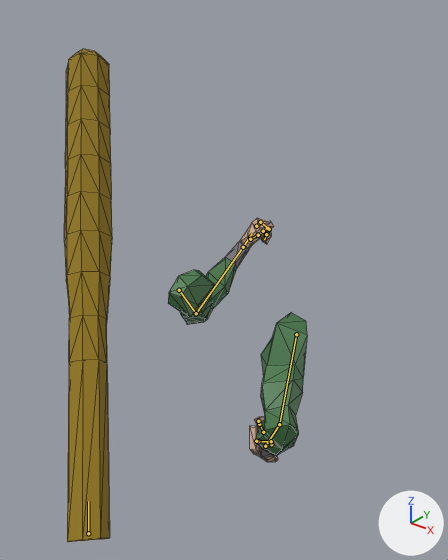
A saved change to the glTF model assets/models/weapons/melee/bate.glb.
Camera for both pictures: a camera (50 mm lens) standing at (0.93, -1.315, 0.718) and looking at (0.054, -0.22, 0.039). Arrows for +X, +Y and +Z are at lower right; the lights stay in place. The older version comes first. Both versions are drawn at frame 0 of the action 'run'; the numbers are the values there. The bones that change, and the others that lie on the model, are drawn over the model as lines. Mesh edges are drawn as thin lines.

In view in the first picture: 'PiernaIzquierda', 'mesh.000'.
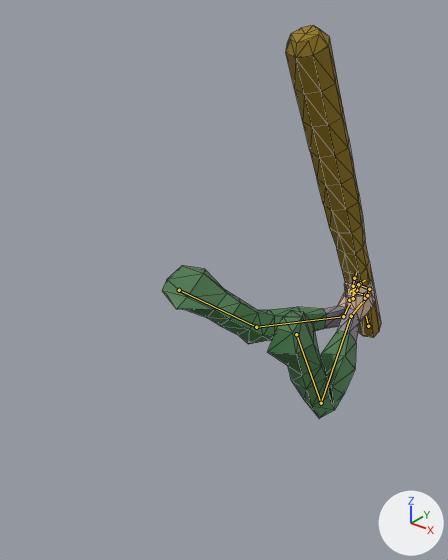
Scene script edits in JSON lines:
```json
{"block": "bone_upper_arm_left", "where": "bone_upper_arm_left = bpy.data.objects['rig'].pose.bones['upper_arm_left']"}
{"op": "set", "path": "bone_upper_arm_left.rotation_quaternion", "old": "(0.91, 0.411, -0.035, 0.032)", "new": "(-0.718, -0.419, -0.254, 0.494)", "note": "degrees (49, -5, 2) -> degrees (34, 51, -52)"}
{"block": "bone_forearm_left", "where": "bone_forearm_left = bpy.data.objects['rig'].pose.bones['forearm_left']  # child of 'upper_arm_left'"}
{"op": "set", "path": "bone_forearm_left.rotation_quaternion", "old": "(0.757, -0.637, 0.061, -0.132)", "new": "(0.982, -0.058, 0.122, -0.13)", "note": "degrees (-80, -4, -16) -> degrees (-9, 13, -16)"}
{"block": "bone_hand_left", "where": "bone_hand_left = bpy.data.objects['rig'].pose.bones['hand_left']  # child of 'forearm_left'"}
{"op": "set", "path": "bone_hand_left.rotation_quaternion", "old": "(0.991, 0.104, 0.08, 0.002)", "new": "(0.876, 0.279, 0.1, 0.38)", "note": "degrees (12, 9, 1) -> degrees (34, -2, 46)"}
{"block": "bone_upper_arm_right", "where": "bone_upper_arm_right = bpy.data.objects['rig'].pose.bones['upper_arm_right']"}
{"op": "set", "path": "bone_upper_arm_right.rotation_quaternion", "old": "(0.81, -0.436, -0.392, 0.0)", "new": "(0.976, 0.209, -0.065, 0.01)", "note": "degrees (-66, -40, 26) -> degrees (24, -7, 0)"}
{"block": "bone_forearm_right", "where": "bone_forearm_right = bpy.data.objects['rig'].pose.bones['forearm_right']  # child of 'upper_arm_right'"}
{"op": "set", "path": "bone_forearm_right.rotation_quaternion", "old": "(0.764, -0.587, -0.053, 0.262)", "new": "(0.674, -0.711, 0.026, 0.196)", "note": "degrees (-72, 13, 28) -> degrees (-91, 18, 14)"}
{"block": "bone_hand_right", "where": "bone_hand_right = bpy.data.objects['rig'].pose.bones['hand_right']  # child of 'forearm_right'"}
{"op": "set", "path": "bone_hand_right.rotation_quaternion", "old": "(0.971, 0.182, -0.038, -0.151)", "new": "(0.988, 0.003, 0.062, -0.143)", "note": "degrees (21, -1, -18) -> degrees (-1, 7, -16)"}
{"block": "bone_hueso", "where": "bone_hueso = bpy.data.objects['rig'].pose.bones['Hueso']  # child of 'hand_right'"}
{"op": "set", "path": "bone_hueso.location", "old": "(0.0, 0.0, 0.0)", "new": "(0.29, -0.018, -0.72)"}
```

Where the change shows, as pixel boxes (x1, y1, x2, y2) in the pictures (448 x 560 px):
```json
{"object": "mesh.000", "change": "posed", "before": [64, 49, 112, 542], "after": [286, 25, 381, 337], "on screen": "96% wider, 37% shorter"}
{"object": "PiernaIzquierda", "change": "posed", "before": [168, 218, 307, 462], "after": [162, 266, 375, 419], "on screen": "53% wider, 37% shorter"}
{"bone": "upper_arm_left", "before": "(179, 290) to (196, 313)", "after": "(179, 290) to (256, 327)"}
{"bone": "forearm_left", "before": "(196, 313) to (243, 247)", "after": "(256, 327) to (343, 316)"}
{"bone": "hand_left", "before": "(243, 247) to (252, 233)", "after": "(343, 316) to (349, 304)"}
{"bone": "upper_arm_right", "before": "(296, 334) to (279, 424)", "after": "(296, 334) to (321, 403)"}
{"bone": "forearm_right", "before": "(279, 424) to (265, 446)", "after": "(321, 403) to (351, 316)"}
{"bone": "hand_right", "before": "(265, 446) to (269, 445)", "after": "(351, 316) to (362, 302)"}
{"bone": "Hueso", "before": "(88, 533) to (88, 501)", "after": "(368, 326) to (366, 316)"}
```
